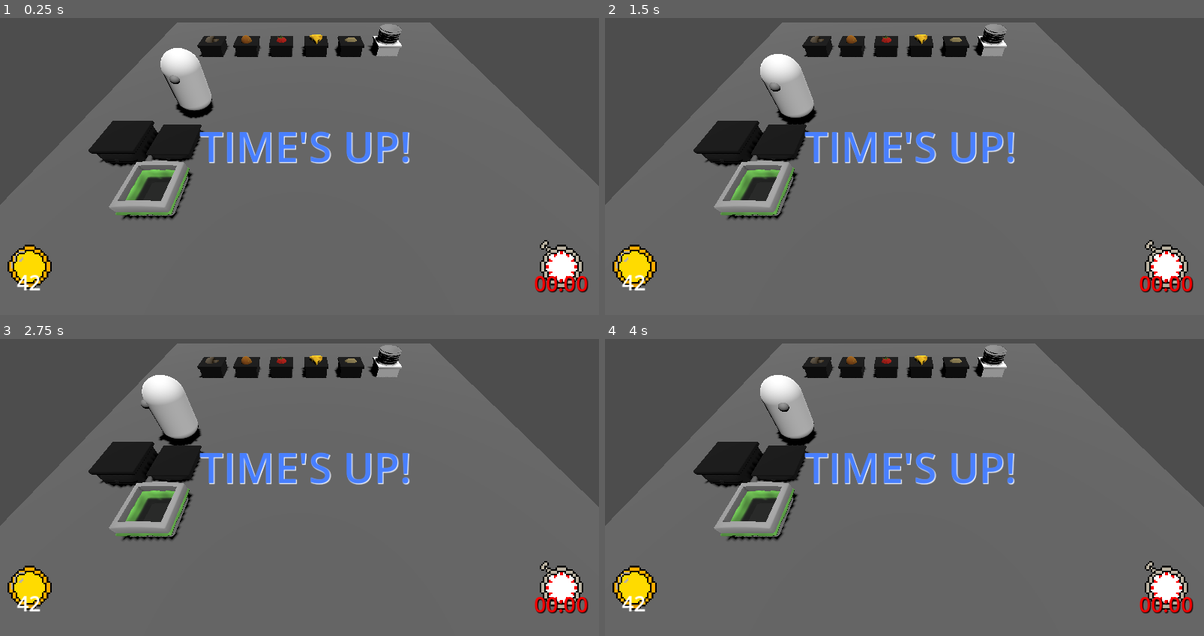
Above: before the commit, frames 1-4 (two rows, left to right).
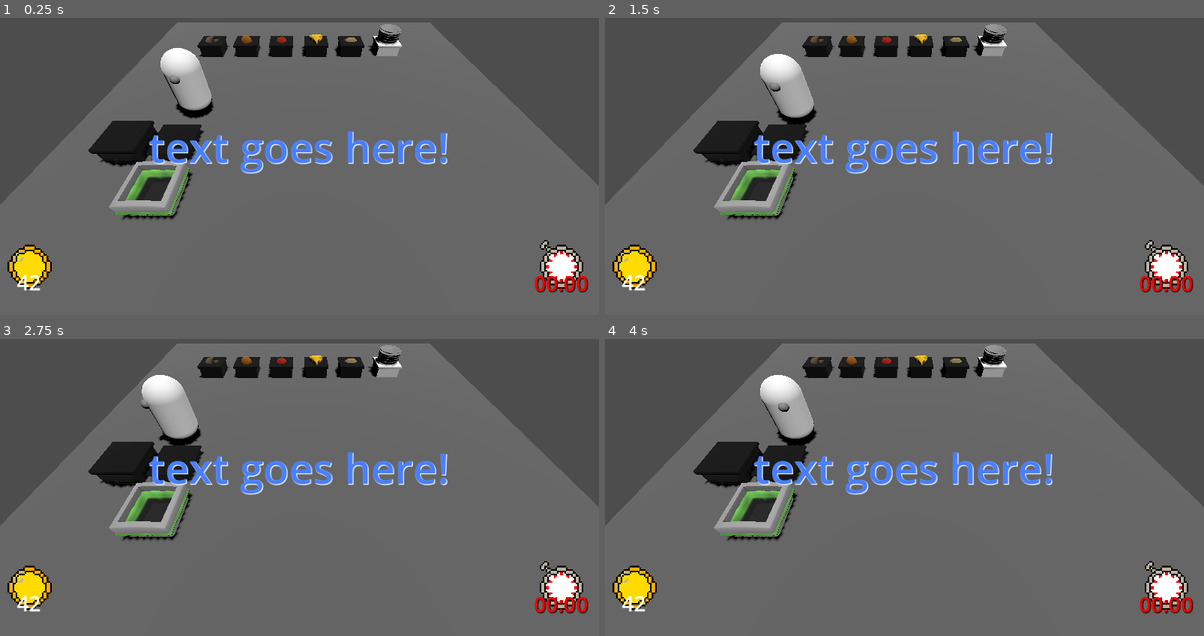
Above: after the commit, the same moments.

Repository: KFANullSense/TSE2025
Game: Godot game, scene res://Game Scenes/test.tscn
The game is run twice, just before and just after one commit, with the same random seed, the same clock (stepped at 60 frames per second) and the same inputs. This scene is started directly instead of the project's main scene.
Inputs:
- Up to frame 1 (0.25 s): no input
- Up to frame 2 (1.5 s): tap Enter (start) at 0.5, 1.25 s; tap Space (Interact-2) at 0.6 s; tap S (downInput-2) at 1.35 s
- Up to frame 3 (2.75 s): tap Enter (start) at 2 s; tap A (leftInput-2) at 2.1 s
- Up to frame 4 (4 s): tap Enter (start) at 2.75, 3.5, 3.6 s; tap D (rightInput-2) at 2.85 s

The runs differ from the first frame. In frame 1, 3.1% of the frame differs, in the area x 24-75%, y 38-53%; in frame 2, 3.1%; in frame 3, 3.1%; in frame 4, 3.1%.

Commit message:
recipe ui logic added hopefully

Diff:
--- a/Game Scenes/test.tscn
+++ b/Game Scenes/test.tscn
@@ -9,7 +9,7 @@
 [ext_resource type="PackedScene" uid="uid://b1jagbu23s8wx" path="res://Prefab Objects/Produce/onion_bin.tscn" id="9_w44a7"]
 [ext_resource type="PackedScene" uid="uid://dkjudv3iwouwi" path="res://Prefab Objects/CounterTops/plateHolder.tscn" id="10_0kf8d"]
 [ext_resource type="PackedScene" uid="uid://cteawyqdnsqor" path="res://Prefab Objects/Produce/potato_bin.tscn" id="10_l4am2"]
-[ext_resource type="PackedScene" uid="uid://djbmxa3iyeyc8" path="res://Prefab Objects/ui_overlay.tscn" id="10_ng63d"]
+[ext_resource type="PackedScene" uid="uid://djbmxa3iyeyc8" path="res://Prefab Objects/UI/ui_overlay.tscn" id="10_ng63d"]
 
 [sub_resource type="StandardMaterial3D" id="StandardMaterial3D_l4am2"]
 albedo_color = Color(0.393086, 0.393086, 0.393085, 1)
--- /dev/null
+++ b/Prefab Objects/UI/recipeUI.tscn
@@ -0,0 +1,44 @@
+[gd_scene load_steps=3 format=3 uid="uid://csnr8107t8c48"]
+
+[ext_resource type="Texture2D" uid="uid://b4rv3i5sda0py" path="res://UI Images/Food Items/SoupT.png" id="1_mwtr5"]
+[ext_resource type="Texture2D" uid="uid://dihys0vggxrr3" path="res://UI Images/Food Items/tomato.png" id="2_cda26"]
+
+[node name="RecipeUI" type="ColorRect"]
+custom_minimum_size = Vector2(300, 150)
+color = Color(0.860813, 0.856723, 0.789289, 1)
+
+[node name="MainImage" type="Sprite2D" parent="."]
+unique_name_in_owner = true
+position = Vector2(150, 75)
+scale = Vector2(0.4, 0.4)
+texture = ExtResource("1_mwtr5")
+
+[node name="IngredientHolder" type="ColorRect" parent="."]
+unique_name_in_owner = true
+layout_mode = 1
+anchors_preset = 7
+anchor_left = 0.5
+anchor_top = 1.0
+anchor_right = 0.5
+anchor_bottom = 1.0
+offset_left = -150.0
+offset_right = 150.0
+offset_bottom = 75.0
+grow_horizontal = 2
+grow_vertical = 0
+color = Color(0.637843, 0.637843, 0.637843, 1)
+
+[node name="Left" type="Sprite2D" parent="IngredientHolder"]
+position = Vector2(50, 37.5)
+scale = Vector2(0.2, 0.2)
+texture = ExtResource("2_cda26")
+
+[node name="Middle" type="Sprite2D" parent="IngredientHolder"]
+position = Vector2(150, 37.5)
+scale = Vector2(0.2, 0.2)
+texture = ExtResource("2_cda26")
+
+[node name="Right" type="Sprite2D" parent="IngredientHolder"]
+position = Vector2(250, 37.5)
+scale = Vector2(0.2, 0.2)
+texture = ExtResource("2_cda26")
--- a/Prefab Objects/ui_overlay.tscn
+++ b/Prefab Objects/UI/ui_overlay.tscn
@@ -65,17 +65,23 @@
 anchor_top = 0.5
 anchor_right = 0.5
 anchor_bottom = 0.5
-offset_left = -348.0
+offset_left = -963.0
 offset_top = -206.0
-offset_right = -20.0
-offset_bottom = -23.0001
+offset_right = -107.0
+offset_bottom = -23.0
 grow_horizontal = 2
 grow_vertical = 2
 scale = Vector2(2.245, 2.245)
 theme_override_colors/default_color = Color(0.281042, 0.498345, 1, 1)
 theme_override_colors/font_shadow_color = Color(1, 1, 1, 1)
 theme_override_font_sizes/normal_font_size = 60
-text = "TIME'S UP!"
+text = "text goes here!"
 fit_content = true
 horizontal_alignment = 1
 vertical_alignment = 1
+
+[node name="RecipeGrid" type="GridContainer" parent="."]
+offset_right = 40.0
+offset_bottom = 40.0
+theme_override_constants/h_separation = 10
+columns = 10
--- a/Scripts/Ingredient Scripts/recipe.gd
+++ b/Scripts/Ingredient Scripts/recipe.gd
@@ -4,6 +4,8 @@
 
 var finalItemType: IngredientStack.StackType
 var finalItemIngredients: Array[Ingredient.IngredientType]
+
+var recipeUIObject = null
 
 func _init(localFinalItemType: IngredientStack.StackType, localFinalItemIngredients: Array[Ingredient.IngredientType]) -> void:
 	finalItemType = localFinalItemType
@@ -24,3 +26,24 @@
 		return true
 
 	return false
+
+func initializeUIObject(uiObjectRef):
+	recipeUIObject = uiObjectRef
+
+	if (finalItemType == IngredientStack.StackType.SOUP):
+		recipeUIObject.get_node("%MainImage").texture = SpriteLoader.soupSprite
+
+	var ingredientSprites = recipeUIObject.get_node().get_children()
+
+	for i in range(finalItemIngredients.size()):
+		var spriteToSet: Texture2D
+
+		match finalItemIngredients[i]:
+			Ingredient.IngredientType.ONION:
+				SpriteLoader.onionSprite
+			Ingredient.IngredientType.MUSHROOM:
+				SpriteLoader.mushroomSprite
+			Ingredient.IngredientType.TOMATO:
+				SpriteLoader.tomatoSprite
+
+		ingredientSprites[i].texture = spriteToSet
--- a/Scripts/gameManager.gd
+++ b/Scripts/gameManager.gd
@@ -11,8 +11,11 @@
 
 var playerDataList = []
 var playerObjectList = []
+
 var gameScenes: Array[String] = ["res://Game Scenes/placeholderLevel.tscn"]
 var playerScene = preload("res://Prefab Objects/Player/Player.tscn")
+var recipeUIScene = preload("res://Prefab Objects/UI/recipeUI.tscn")
+
 var localGameState : GameState
 @onready var loadedLevelValues: LevelValues = LevelValues.new()
 
@@ -105,7 +108,7 @@
 
 	StartRecipeLoop()
 
-	currentGameTimer = get_tree().create_timer(loadedLevelValues.LEVEL_VALUES[currentLevelIndex])
+	currentGameTimer = get_tree().create_timer(loadedLevelValues.LEVEL_VALUES[currentLevelIndex].timeLength)
 	await currentGameTimer.timeout
 	currentGameTimer = null
 
@@ -118,6 +121,11 @@
 	while (localGameState == GameState.GAMERUNNING):
 		var recipeToAdd: Recipe = loadedLevelValues.LEVEL_VALUES[currentLevelIndex].recipeList.pick_random()
 		currentRecipeList.append(recipeToAdd)
+
+		var localUIObject = recipeUIScene.instantiate()
+		recipeToAdd.initializeUIObject(localUIObject)
+		get_tree().root.get_node("UIOverlay/RecipeGrid").add_child(localUIObject)
+
 		await get_tree().create_timer(timeBetweenRecipes).timeout
 
 func EndGame():
--- /dev/null
+++ b/Scripts/spriteLoader.gd
@@ -0,0 +1,6 @@
+extends Node
+
+var tomatoSprite: Texture2D = preload("res://UI Images/Food Items/tomato.png")
+var onionSprite: Texture2D = preload("res://UI Images/Food Items/Onion.png")
+var mushroomSprite: Texture2D = preload("res://UI Images/Food Items/Mushroom.png")
+var soupSprite: Texture2D = preload("res://UI Images/Food Items/SoupT.png")
--- a/project.godot
+++ b/project.godot
@@ -18,6 +18,7 @@
 [autoload]
 
 GameManager="*res://Scripts/gameManager.gd"
+SpriteLoader="*res://Scripts/spriteLoader.gd"
 
 [display]
 
Not shown, added: Scripts/spriteLoader.gd.uid
